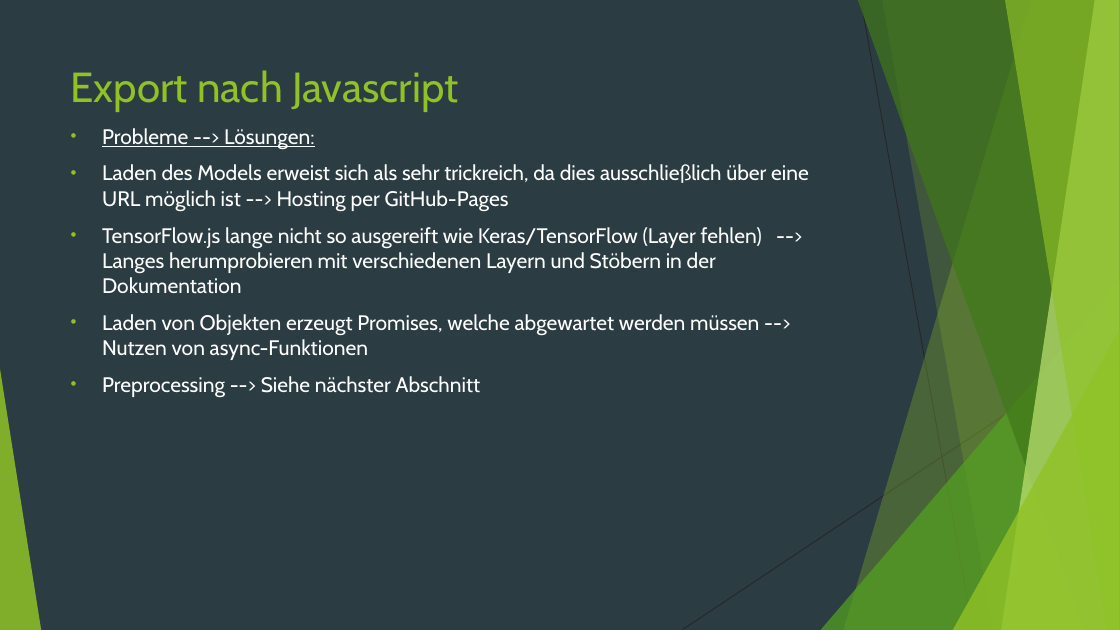
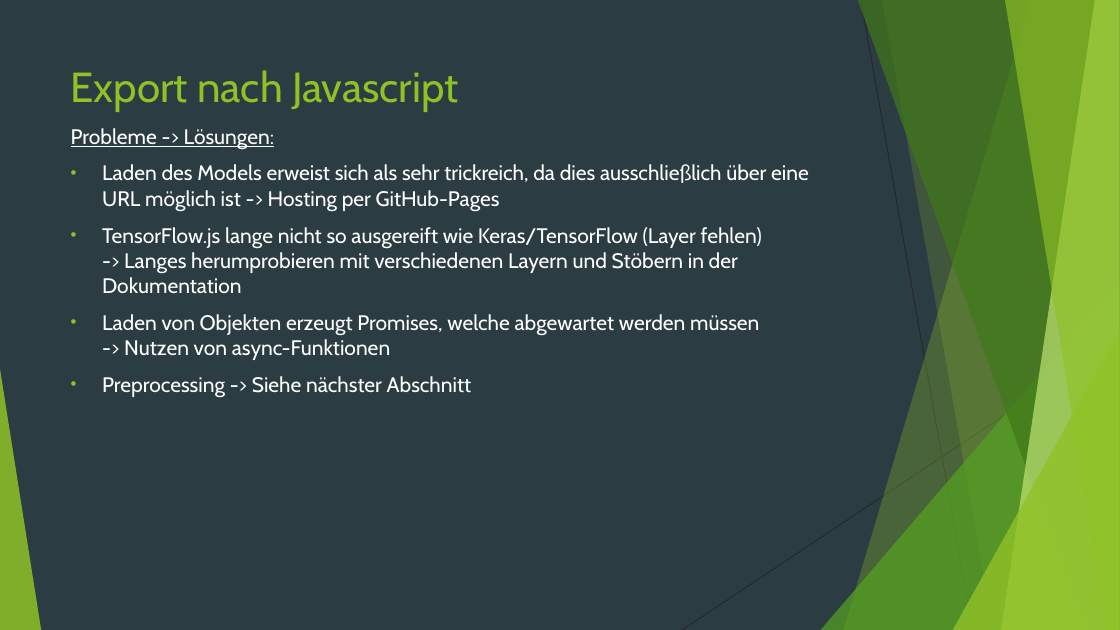
Before and after one commit to sgimmini/frag.extract.a, a slide deck: slide 13 of weekly_presentations/frag.extract_2019-08-22_Abschluss.pptx (slide 14 before the commit). Drawn at 1120x630 pixels with LibreOffice and Linux fonts; fonts in the diff are those of the drawing. Boxes give left, top, right and bottom in pixels: in the first picture for what was removed or moved away, otherwise in the second. Text is boxed around its words. In the diff, an @@ line names an element or a change of style, - is before the commit and + after.

```diff
--- a/weekly_presentations/frag.extract_2019-08-22_Abschluss.pptx
+++ b/weekly_presentations/frag.extract_2019-08-22_Abschluss.pptx
@@ text at box(71, 128, 809, 398): text changed @@
-• Probleme --> Lösungen:
-• Laden des Models erweist sich als sehr trickreich, da dies ausschließlich über eine URL möglich ist --> Hosting per GitHub-Pages
-• TensorFlow.js lange nicht so ausgereift wie Keras/TensorFlow (Layer fehlen) --> Langes herumprobieren mit verschiedenen Layern und Stöbern in der Dokumentation
-• Laden von Objekten erzeugt Promises, welche abgewartet werden müssen --> Nutzen von async-Funktionen
-• Preprocessing --> Siehe nächster Abschnitt
+Probleme -> Lösungen:
+• Laden des Models erweist sich als sehr trickreich, da dies ausschließlich über eine URL möglich ist -> Hosting per GitHub-Pages
+• TensorFlow.js lange nicht so ausgereift wie Keras/TensorFlow (Layer fehlen)
+  -> Langes herumprobieren mit verschiedenen Layern und Stöbern in der Dokumentation
+• Laden von Objekten erzeugt Promises, welche abgewartet werden müssen
+  -> Nutzen von async-Funktionen
+• Preprocessing -> Siehe nächster Abschnitt
```
Also in this commit, not shown: 15 other slides changed, 1 slide removed.
